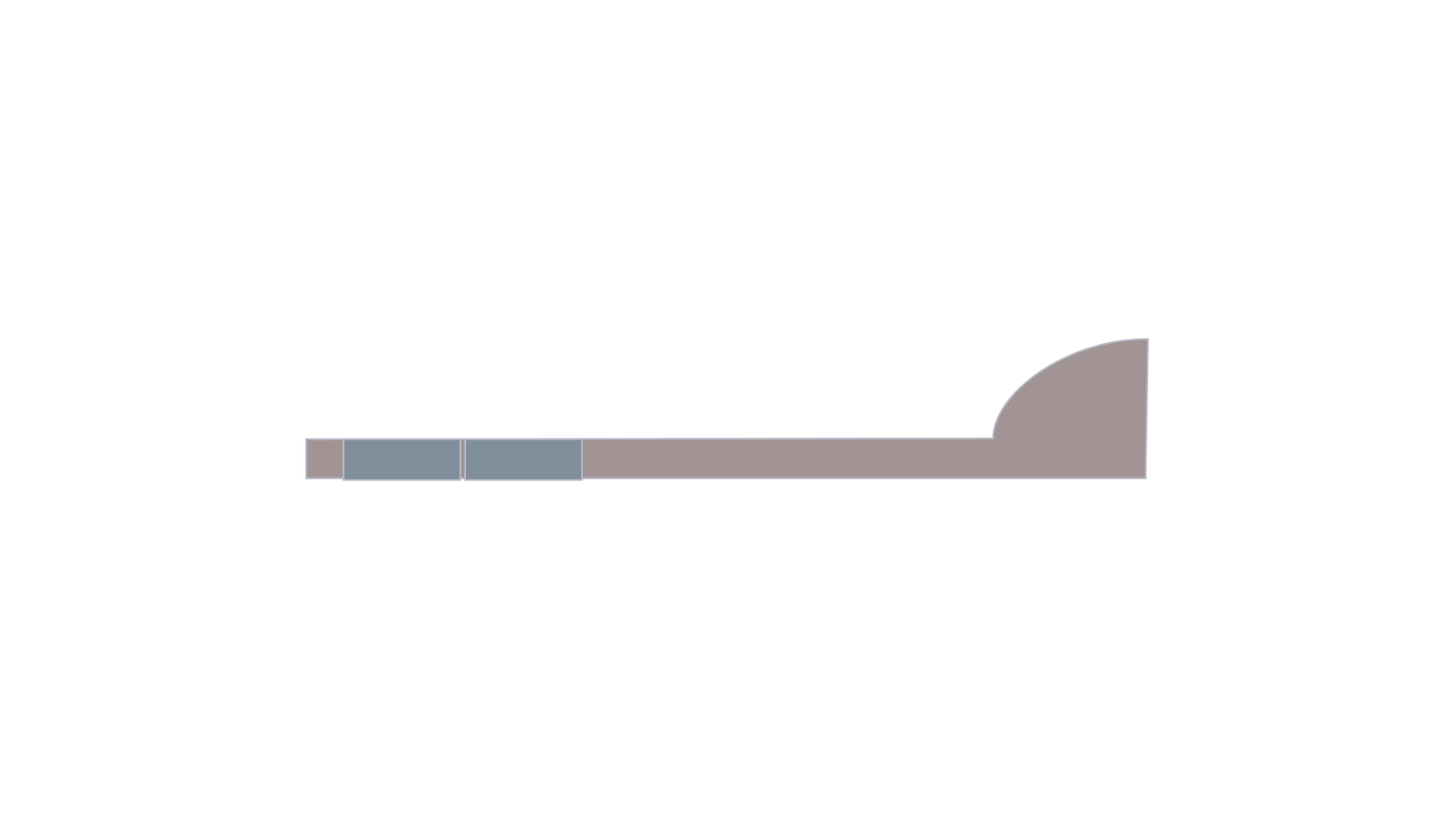
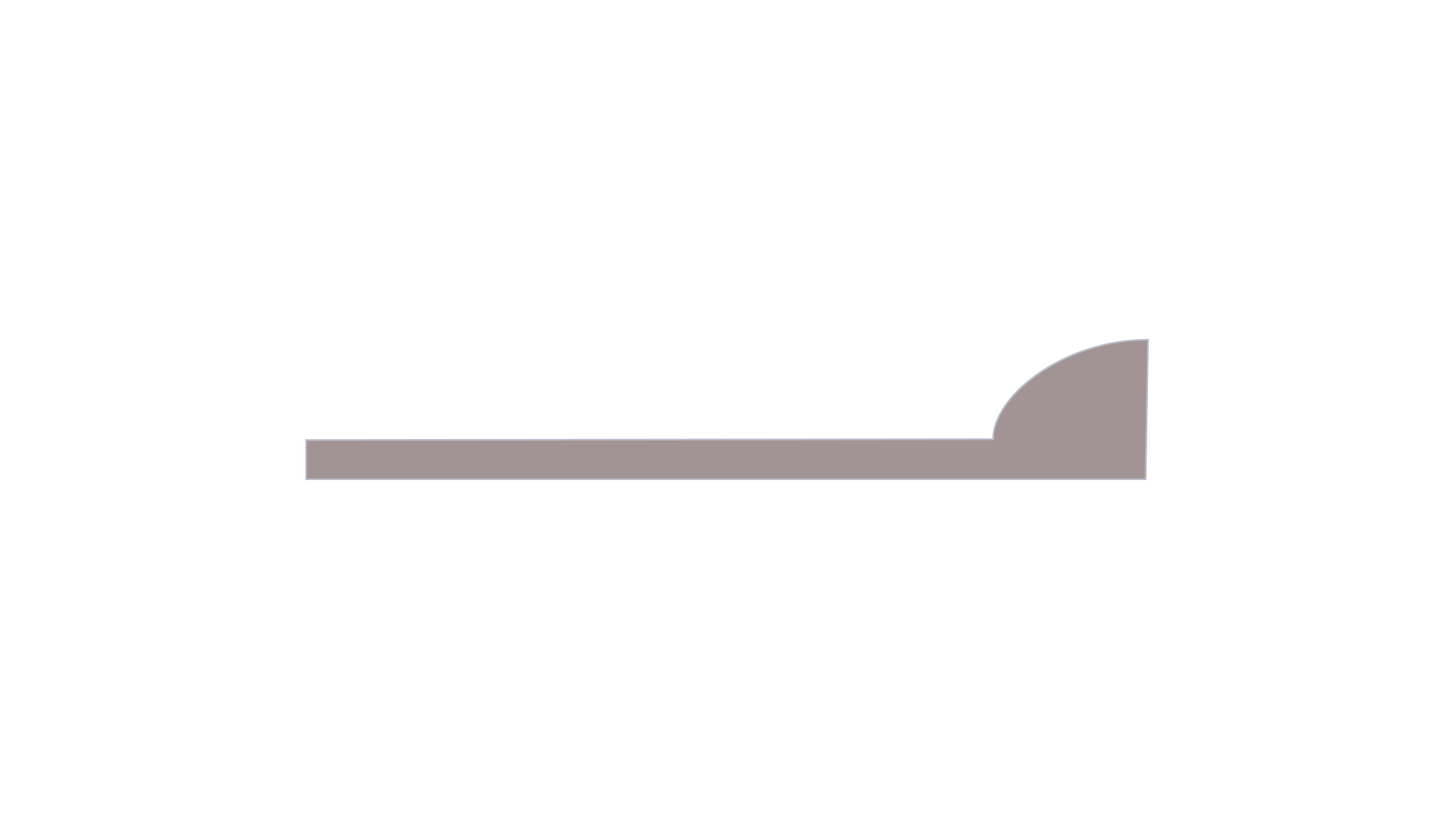
Two versions of the same layered image (1455px x 819px). Layer-by-layer changes:
added layer "BottomInBarGame" (1st of 2) above "BottomInBarGame" over left=305, top=338, right=1150, bottom=480
hid "BottomInBarGame" (2nd of 2) over left=305, top=338, right=1150, bottom=481
